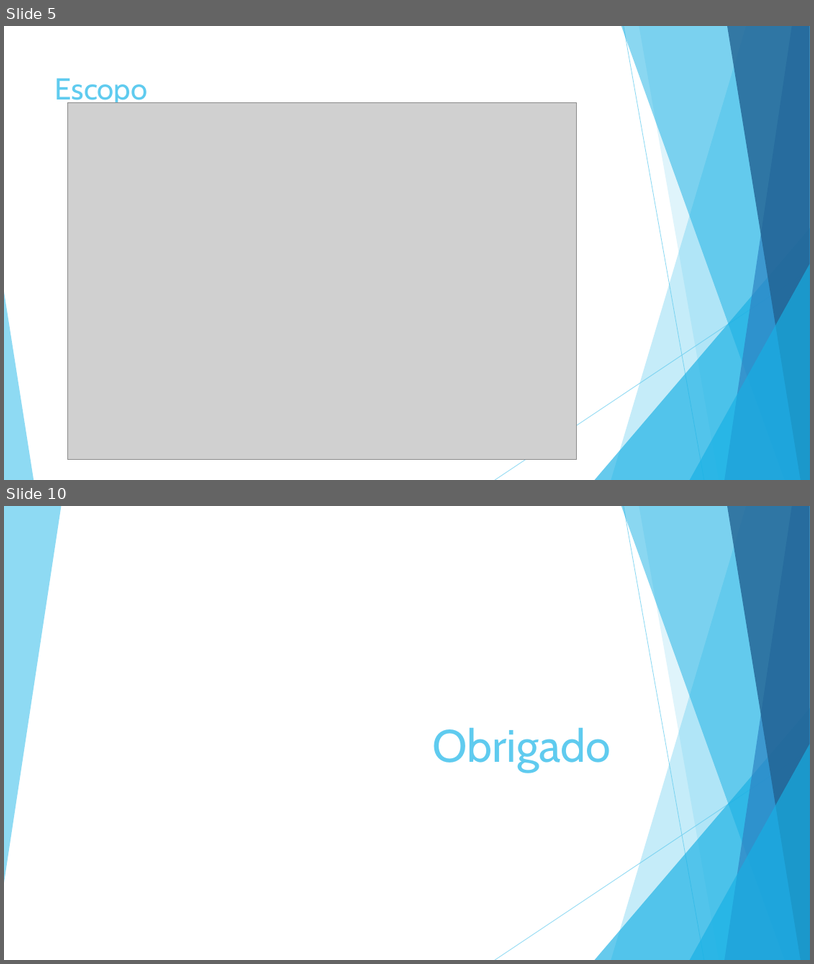
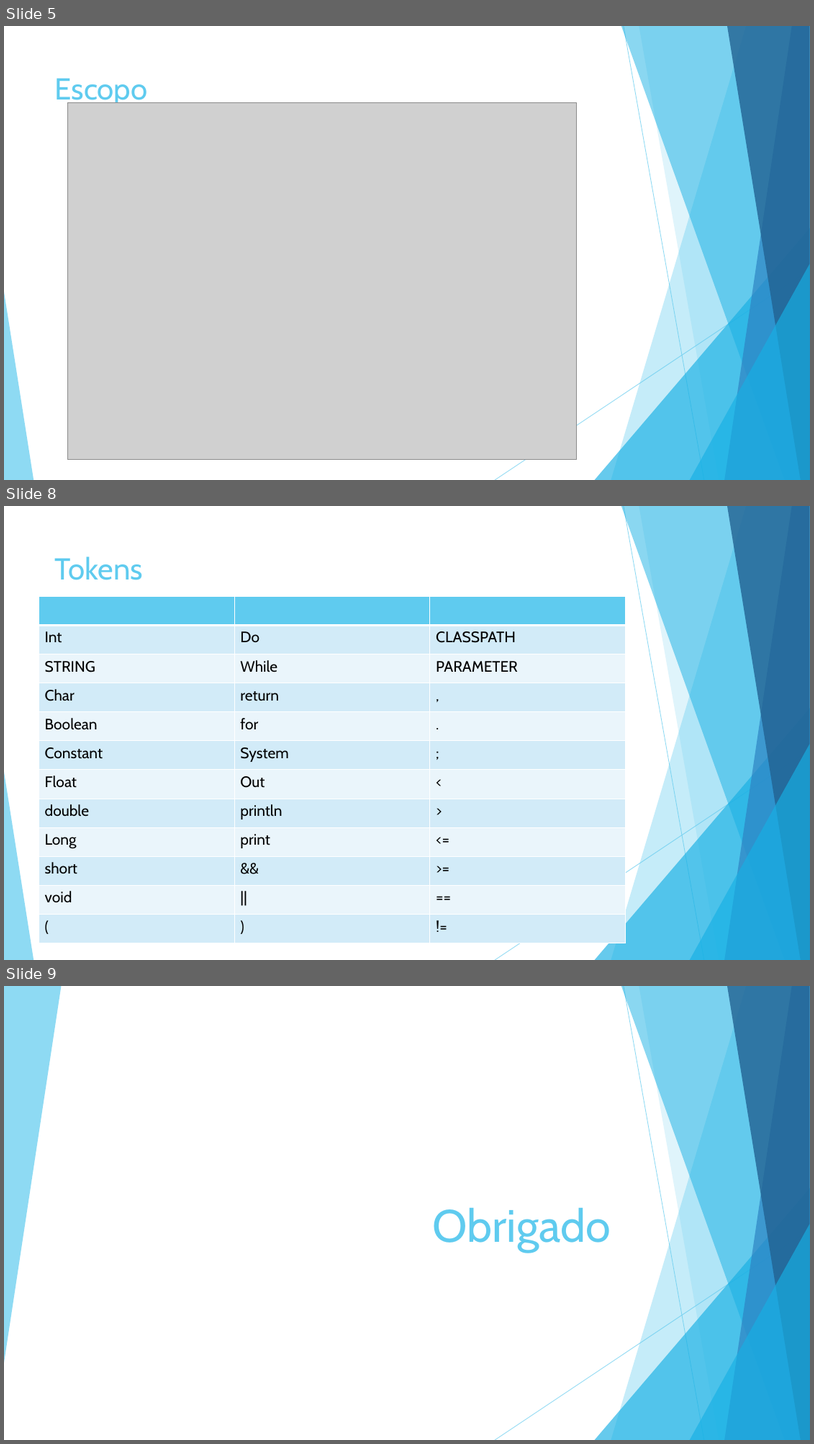
Before and after one commit to compilerjava2c/java2c, a slide deck: Ponto de Controle/PC2/Compiladores – java2c.pptx. Shown one above the other, each under a label of ours: slides 5 and 10 before the commit, slides 5, 8 and 9 after it; the slides between them are not shown. The pictures are 814x964 and 814x1444 pixels, drawn with LibreOffice and Linux fonts; fonts in the diff are those of the drawing; grey boxes stand for pictures. Boxes give left, top, right and bottom in pixels: in the first picture for what was removed or moved away, otherwise in the second. Text is boxed around its words. In the diff, an @@ line names an element or a change of style, - is before the commit and + after.

```diff
--- a/Ponto de Controle/PC2/Compiladores – java2c.pptx
+++ b/Ponto de Controle/PC2/Compiladores – java2c.pptx
@@ slide 8 added at [4,506,810,960], background #FFFFFF; not listed: 10 template elements that a slide beside it also shows @@
@@ title added at [55,556,143,580], 36 pt, text #5FCBEF @@
+Tokens
@@ table added at [39,596,627,943], 12 rows, 3 columns @@
+ |  | 
+Int | Do | CLASSPATH
+STRING | While | PARAMETER
+Char | return | ,
+Boolean | for | .
+Constant | System | ;
+Float | Out | <
+double | println | >
+Long | print | <=
+short | && | >=
+void | || | ==
+( | ) | !=
@@ what was slide 10 is now slide 9 @@
```
Also in this commit, not shown: 2 slides changed, 2 slides removed, 2 other files.
